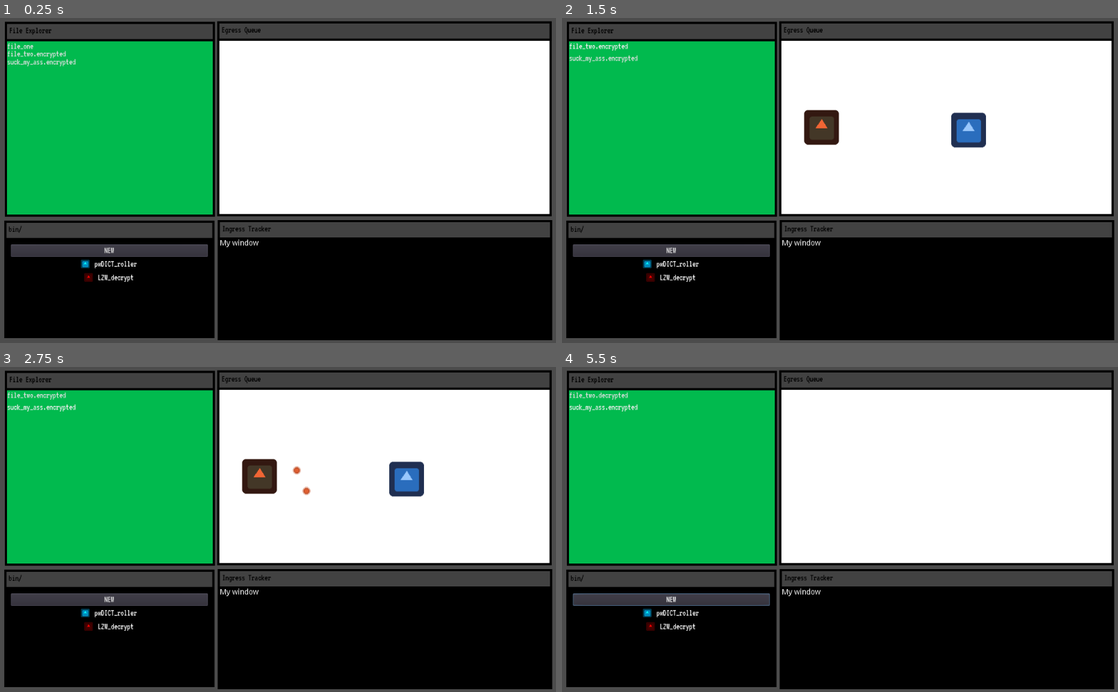
Above: before the commit, frames 1-4 (two rows, left to right).
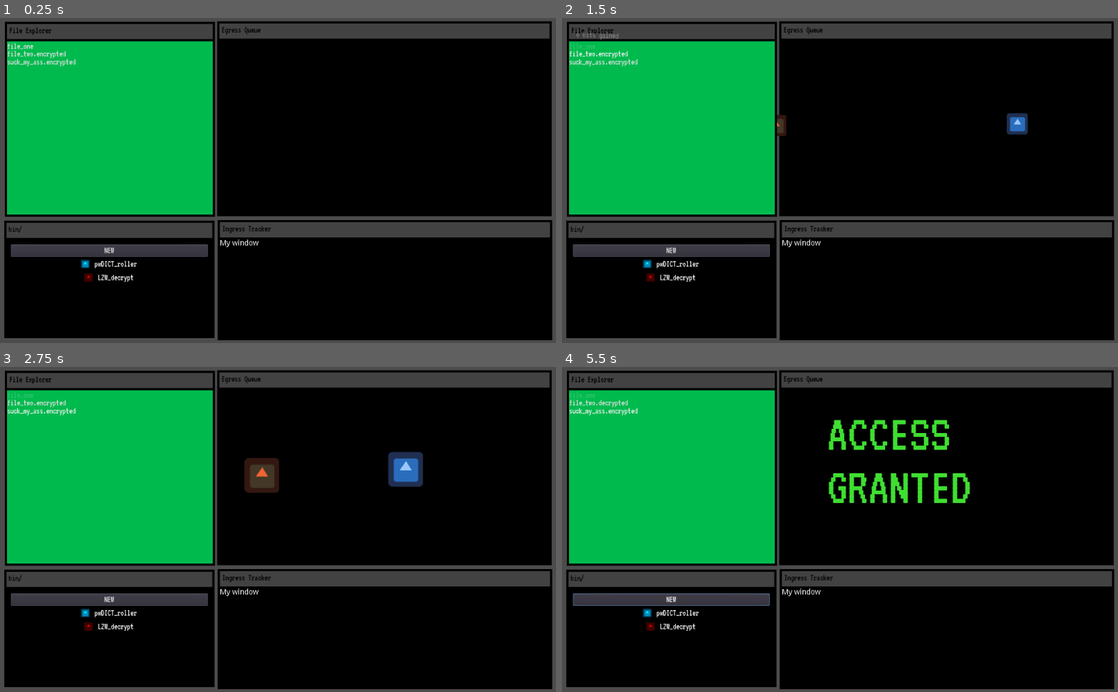
Above: after the commit, the same moments.

Repository: Lunatic-Games/egress
Game: Godot game, scene res://game.tscn
The game is run twice, just before and just after one commit, with the same random seed, the same clock (stepped at 60 frames per second) and the same inputs. The engine's default icon, where the game draws it, is replaced by a stand-in: a white triangle on a blue panel in a dark square.
Inputs:
- Up to frame 1 (0.25 s): no input
- Up to frame 2 (1.5 s): click "file_one" at 0.5 s; click "file_two.encrypted" at 1.25 s
- Up to frame 3 (2.75 s): click "suck_my_ass.encrypted" at 2 s
- Up to frame 4 (5.5 s): click "NEW" at 2.75 s; click "NEW" at 3.5 s; click "file_two.encrypted" at 4.25 s; click "suck_my_ass.encrypted" at 5 s

The runs differ from the first frame. In frame 1, 32% of the frame differs, in the area x 39-99%, y 6-61%; in frame 2, 32%, in the area x 1-99%, y 4-61%; in frame 3, 32%; in frame 4, 32%.

Commit message:
Show bits gained, swap animation, show program health roughly

Diff:
--- a/assets/particles/attacker_particle.tres
+++ b/assets/particles/attacker_particle.tres
@@ -4,6 +4,6 @@
 flag_disable_z = true
 spread = 20.0
 gravity = Vector3( 0, 10, 0 )
-initial_velocity = 200.0
+initial_velocity = 800.0
 orbit_velocity = 0.0
 orbit_velocity_random = 0.0
--- a/assets/particles/attacker_particles.tscn
+++ b/assets/particles/attacker_particles.tscn
@@ -6,8 +6,9 @@
 
 [node name="AttackerParticle" type="Particles2D"]
 emitting = false
+lifetime = 0.2
 one_shot = true
-explosiveness = 0.79
+explosiveness = 0.73
 process_material = ExtResource( 1 )
 texture = ExtResource( 2 )
 script = ExtResource( 3 )
--- a/assets/particles/defender_particle.tres
+++ b/assets/particles/defender_particle.tres
@@ -5,6 +5,6 @@
 direction = Vector3( -20, 0, 0 )
 spread = 20.0
 gravity = Vector3( 0, 10, 0 )
-initial_velocity = 200.0
+initial_velocity = 800.0
 orbit_velocity = 0.0
 orbit_velocity_random = 0.0
--- a/assets/particles/defender_particles.tscn
+++ b/assets/particles/defender_particles.tscn
@@ -6,6 +6,7 @@
 
 [node name="AttackerParticle" type="Particles2D"]
 emitting = false
+lifetime = 0.2
 one_shot = true
 explosiveness = 0.79
 process_material = ExtResource( 1 )
--- a/menus/egress_queue/egress_queue.gd
+++ b/menus/egress_queue/egress_queue.gd
@@ -1,10 +1,11 @@
 extends ColorRect
+
+export (Array, Resource) var attackers = []
 
 var defender_stats = {}
 var attacker_stats = {}
 
 
-export (Array, Resource) var attackers = []
 onready var current_attacker
 onready var defenders = []
 onready var current_defender
@@ -34,6 +35,9 @@
 
 
 func begin_hack():
+	$AccessDenied.visible = false
+	$AccessGranted.visible = false
+
 	hack_underway = true
 	defender_index = 0
 	attacker_index = 0
@@ -74,13 +78,14 @@
 
 # Signal to the file that the hack was successful
 func hack_successful(host_file):
-	print("Hacked")
 	emit_signal("decrypted", host_file)
 
 	$DefenderSprite.visible = false
 	$DefenderAttackTimer.stop()
 	$AttackerSprite.visible = false
 	$AttackerAttackTimer.stop()
+
+	$AccessGranted.visible = true
 
 	hack_underway = false
 	defenders = []
@@ -96,8 +101,15 @@
 func hack_failed():
 	print("Hacked")
 
+	$AccessDenied.visible = true
 	defenders = []
 	hack_underway = false
+
+	# Reset the programs
+	$DefenderSprite.visible = false
+	$DefenderAttackTimer.stop()
+	$AttackerSprite.visible = false
+	$AttackerAttackTimer.stop()
 
 
 # Clear the defenders stats and prepare for the next one
@@ -111,14 +123,17 @@
 	$DefenderSprite.modulate = program.color
 	$DefenderAttackTimer.start(program.attack_rate)
 
+	$DefenderAnimator.play('load_program')
+
 	current_defender = defenders[defender_index].duplicate()
-	print(program)
 
 
 func instance_attacker(program):
 	$AttackerSprite.visible = true
 	$AttackerSprite.modulate = program.color
 	$AttackerAttackTimer.start(program.attack_rate)
+
+	$AttackerAnimator.play('load_program')
 
 	current_attacker = attackers[attacker_index].duplicate()
 
@@ -144,6 +159,7 @@
 
 	# Damage the attacker
 	current_attacker.integrity -= current_defender.attack_value
+	scale_program(current_attacker, attackers[attacker_index].integrity, $AttackerSprite)
 
 
 # Attack the current defender
@@ -157,3 +173,15 @@
 
 	# Damage the defender
 	current_defender.integrity -= current_attacker.attack_value
+	scale_program(current_defender, defenders[defender_index].integrity, $DefenderSprite)
+
+
+func scale_program(program, max_integrity, visualizer):
+
+	var value = float(program.integrity) / float(max_integrity)
+	if (value < 0):
+		value = 0
+
+	var scaled = Vector2(value, value)
+	print("New scale", scaled)
+	visualizer.scale = scaled
--- a/menus/egress_queue/egress_queue.tscn
+++ b/menus/egress_queue/egress_queue.tscn
@@ -9,6 +9,60 @@
 size = 96
 font_data = ExtResource( 3 )
 
+[sub_resource type="Animation" id=3]
+resource_name = "load_program"
+tracks/0/type = "value"
+tracks/0/path = NodePath("AttackerSprite:position")
+tracks/0/interp = 1
+tracks/0/loop_wrap = true
+tracks/0/imported = false
+tracks/0/enabled = true
+tracks/0/keys = {
+"times": PoolRealArray( 0, 0.3 ),
+"transitions": PoolRealArray( 1, 1 ),
+"update": 0,
+"values": [ Vector2( -149.249, 153.777 ), Vector2( 78.4938, 158.272 ) ]
+}
+tracks/1/type = "value"
+tracks/1/path = NodePath("AttackerSprite:scale")
+tracks/1/interp = 1
+tracks/1/loop_wrap = true
+tracks/1/imported = false
+tracks/1/enabled = true
+tracks/1/keys = {
+"times": PoolRealArray( 0, 0.3 ),
+"transitions": PoolRealArray( 1, 1 ),
+"update": 0,
+"values": [ Vector2( 0, 0 ), Vector2( 1, 1 ) ]
+}
+
+[sub_resource type="Animation" id=2]
+resource_name = "load_program"
+tracks/0/type = "value"
+tracks/0/path = NodePath("DefenderSprite:position")
+tracks/0/interp = 1
+tracks/0/loop_wrap = true
+tracks/0/imported = false
+tracks/0/enabled = true
+tracks/0/keys = {
+"times": PoolRealArray( 0, 0.3, 0.301 ),
+"transitions": PoolRealArray( 1, 1, 1 ),
+"update": 0,
+"values": [ Vector2( 578.503, 163.317 ), Vector2( 343.269, 146.836 ), Vector2( 343.269, 146.836 ) ]
+}
+tracks/1/type = "value"
+tracks/1/path = NodePath("DefenderSprite:scale")
+tracks/1/interp = 1
+tracks/1/loop_wrap = true
+tracks/1/imported = false
+tracks/1/enabled = true
+tracks/1/keys = {
+"times": PoolRealArray( 0, 0.3 ),
+"transitions": PoolRealArray( 1, 1 ),
+"update": 0,
+"values": [ Vector2( 0, 0 ), Vector2( 1, 1 ) ]
+}
+
 [node name="EgressQueue" type="ColorRect" groups=[
 "egress",
 ]]
@@ -16,6 +70,7 @@
 anchor_bottom = 1.0
 margin_left = 609.0
 margin_bottom = -303.0
+color = Color( 1, 1, 1, 0 )
 script = ExtResource( 1 )
 __meta__ = {
 "_edit_use_anchors_": false
@@ -29,13 +84,15 @@
 [node name="AttackerSprite" type="Sprite" parent="."]
 visible = false
 modulate = Color( 0.670588, 0.160784, 0.160784, 1 )
-position = Vector2( 73.9988, 159.77 )
+position = Vector2( -149.249, 153.777 )
+scale = Vector2( 1e-05, 1e-05 )
 texture = ExtResource( 2 )
 
 [node name="DefenderSprite" type="Sprite" parent="."]
 visible = false
 modulate = Color( 0.345098, 0.819608, 0.929412, 1 )
-position = Vector2( 344.767, 164.816 )
+position = Vector2( 578.503, 163.317 )
+scale = Vector2( 1e-05, 1e-05 )
 texture = ExtResource( 2 )
 
 [node name="AccessDenied" type="RichTextLabel" parent="."]
@@ -56,7 +113,7 @@
 
 [node name="AccessGranted" type="RichTextLabel" parent="."]
 visible = false
-modulate = Color( 0.619608, 0.14902, 0.14902, 1 )
+modulate = Color( 0.25098, 0.878431, 0.196078, 1 )
 margin_left = 83.9053
 margin_top = 34.4611
 margin_right = 351.905
@@ -70,5 +127,11 @@
 "_edit_use_anchors_": false
 }
 
+[node name="AttackerAnimator" type="AnimationPlayer" parent="."]
+anims/load_program = SubResource( 3 )
+
+[node name="DefenderAnimator" type="AnimationPlayer" parent="."]
+anims/load_program = SubResource( 2 )
+
 [connection signal="timeout" from="DefenderAttackTimer" to="." method="_on_DefenderAttackTimer_timeout"]
 [connection signal="timeout" from="AttackerAttackTimer" to="." method="_on_AttackerAttackTimer_timeout"]
--- a/menus/file_system/file/file.gd
+++ b/menus/file_system/file/file.gd
@@ -33,7 +33,7 @@
 
 	elif (! encrypted):
 		score_bits()
-		queue_free()
+		$Button.disabled = true
 
 
 func check_id(id):
@@ -46,9 +46,12 @@
 
 
 func decrypt_file():
-	encrypted = false
-	$Button.text = $Button.text.substr(0, $Button.text.length() - 10) + ".decrypted"
+	if (encrypted):
+		encrypted = false
+		$Button.text = $Button.text.substr(0, $Button.text.length() - 10) + ".decrypted"
 
 
 func score_bits():
+	$Button/Bits.bbcode_text = "[wave]" + String(bit_reward) + " bits gained"
+	$AnimationPlayer.play("gain_bits")
 	print("Gained ", bit_reward, " bits")
--- a/menus/file_system/file/file.tscn
+++ b/menus/file_system/file/file.tscn
@@ -1,16 +1,60 @@
-[gd_scene load_steps=7 format=2]
+[gd_scene load_steps=10 format=2]
 
 [ext_resource path="res://assets/ui/VT323-Regular.ttf" type="DynamicFontData" id=1]
 [ext_resource path="res://menus/file_system/file/file.gd" type="Script" id=2]
 
-[sub_resource type="StyleBoxEmpty" id=1]
+[sub_resource type="StyleBoxEmpty" id=5]
 
 [sub_resource type="StyleBoxEmpty" id=2]
+
+[sub_resource type="StyleBoxEmpty" id=6]
 
 [sub_resource type="StyleBoxEmpty" id=3]
 
 [sub_resource type="DynamicFont" id=4]
 font_data = ExtResource( 1 )
+
+[sub_resource type="DynamicFont" id=8]
+font_data = ExtResource( 1 )
+
+[sub_resource type="Animation" id=7]
+resource_name = "gain_bits"
+tracks/0/type = "value"
+tracks/0/path = NodePath("Button/Bits:rect_scale")
+tracks/0/interp = 1
+tracks/0/loop_wrap = true
+tracks/0/imported = false
+tracks/0/enabled = true
+tracks/0/keys = {
+"times": PoolRealArray( 0.1, 0.5, 0.501 ),
+"transitions": PoolRealArray( 1, 1, 1 ),
+"update": 0,
+"values": [ Vector2( 0, 0 ), Vector2( 1, 1 ), Vector2( 1, 1 ) ]
+}
+tracks/1/type = "value"
+tracks/1/path = NodePath("Button/Bits:rect_position")
+tracks/1/interp = 1
+tracks/1/loop_wrap = true
+tracks/1/imported = false
+tracks/1/enabled = true
+tracks/1/keys = {
+"times": PoolRealArray( 0.1, 0.5, 0.7, 1 ),
+"transitions": PoolRealArray( 1, 1, 1, 1 ),
+"update": 0,
+"values": [ Vector2( 2.83163, 1.88776 ), Vector2( 2.83163, -23.5969 ), Vector2( 8.4949, -22.653 ), Vector2( 14.1582, -16.9898 ) ]
+}
+tracks/2/type = "value"
+tracks/2/path = NodePath("Button/Bits:self_modulate")
+tracks/2/interp = 1
+tracks/2/loop_wrap = true
+tracks/2/imported = false
+tracks/2/enabled = true
+tracks/2/keys = {
+"times": PoolRealArray( 0.8, 1 ),
+"transitions": PoolRealArray( 1, 1 ),
+"update": 0,
+"values": [ Color( 1, 1, 1, 1 ), Color( 1, 1, 1, 0 ) ]
+}
 
 [node name="File" type="Control"]
 anchor_right = 1.0
@@ -29,8 +73,9 @@
 margin_right = 12.0
 margin_bottom = 20.0
 focus_mode = 0
-custom_styles/hover = SubResource( 1 )
+custom_styles/hover = SubResource( 5 )
 custom_styles/pressed = SubResource( 2 )
+custom_styles/disabled = SubResource( 6 )
 custom_styles/normal = SubResource( 3 )
 custom_fonts/font = SubResource( 4 )
 text = "> Example file.txt"
@@ -38,4 +83,22 @@
 "_edit_use_anchors_": false
 }
 
+[node name="Bits" type="RichTextLabel" parent="Button"]
+margin_left = 2.83163
+margin_top = 1.88776
+margin_right = 422.832
+margin_bottom = 41.8878
+rect_scale = Vector2( 1e-05, 1e-05 )
+custom_fonts/normal_font = SubResource( 8 )
+bbcode_enabled = true
+bbcode_text = "100 bits gained"
+text = "100 bits gained"
+fit_content_height = true
+__meta__ = {
+"_edit_use_anchors_": false
+}
+
+[node name="AnimationPlayer" type="AnimationPlayer" parent="."]
+anims/gain_bits = SubResource( 7 )
+
 [connection signal="pressed" from="Button" to="." method="_on_Button_pressed"]
--- a/menus/file_system/file/test_file.tscn
+++ b/menus/file_system/file/test_file.tscn
@@ -1,9 +1,8 @@
-[gd_scene load_steps=5 format=2]
+[gd_scene load_steps=4 format=2]
 
 [ext_resource path="res://menus/egress_queue/egress_queue.tscn" type="PackedScene" id=1]
 [ext_resource path="res://menus/file_system/file/file.tscn" type="PackedScene" id=2]
 [ext_resource path="res://programs/Walls/wall1.tres" type="Resource" id=3]
-[ext_resource path="res://programs/Breakers/breaker1.tres" type="Resource" id=4]
 
 [node name="Control" type="Control"]
 anchor_right = 1.0
@@ -17,4 +16,3 @@
 programs = [ ExtResource( 3 ) ]
 
 [node name="EgressQueue" parent="." instance=ExtResource( 1 )]
-attackers = [ ExtResource( 4 ) ]
--- a/menus/file_system/file_systems.tscn
+++ b/menus/file_system/file_systems.tscn
@@ -1,7 +1,8 @@
-[gd_scene load_steps=3 format=2]
+[gd_scene load_steps=4 format=2]
 
 [ext_resource path="res://menus/file_system/file/file.tscn" type="PackedScene" id=1]
 [ext_resource path="res://programs/Walls/wall1.tres" type="Resource" id=2]
+[ext_resource path="res://programs/Breakers/breaker2.tres" type="Resource" id=3]
 
 [node name="FileSystem" type="ColorRect"]
 anchor_right = 1.0
@@ -48,4 +49,4 @@
 file_name = "suck_my_ass"
 id = 1
 bit_reward = 15
-programs = [ ExtResource( 2 ), ExtResource( 2 ) ]
+programs = [ ExtResource( 2 ), ExtResource( 2 ), ExtResource( 3 ) ]
Not shown: 1 places in menus/egress_queue/egress_queue.tscn that only renumber resources
